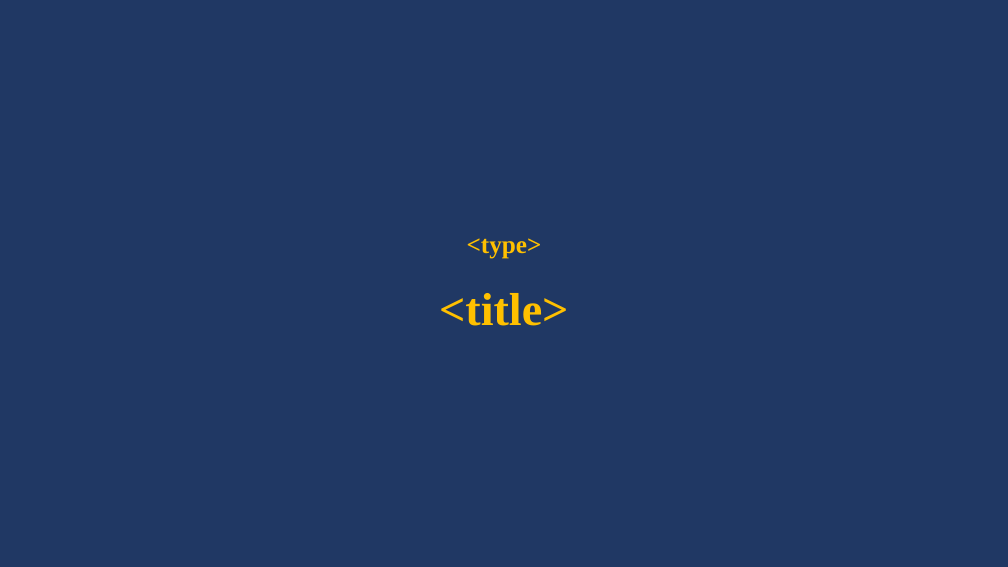
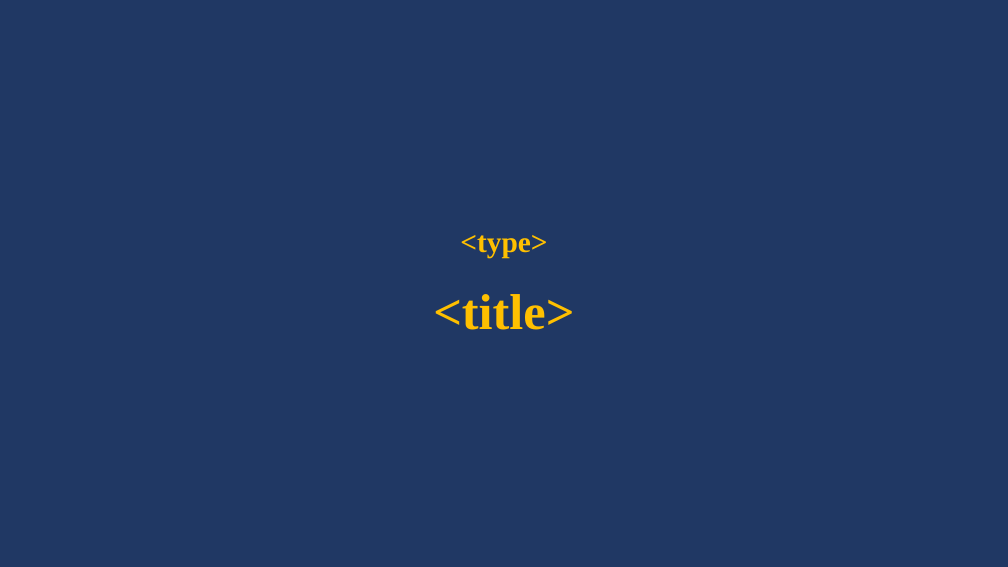
Before and after one commit to anhpeter/song-generator, a slide deck: slide 1 of template/template_1.pptx. Drawn at 1008x567 pixels with LibreOffice and Linux fonts; fonts in the diff are those of the drawing. Boxes give left, top, right and bottom in pixels: in the first picture for what was removed or moved away, otherwise in the second. Text is boxed around its words. In the diff, an @@ line names an element or a change of style, - is before the commit and + after.

Commit message:
add song_editor - update title font size

```diff
--- a/template/template_1.pptx
+++ b/template/template_1.pptx
@@ title "<type> <title>" at (x1=433, y1=235, x2=574, y2=330): size 24 to 28 pt in "<type>"; size 44 to 48 pt in "<title>" @@
```
Also in this commit, not shown: 2 other files.
